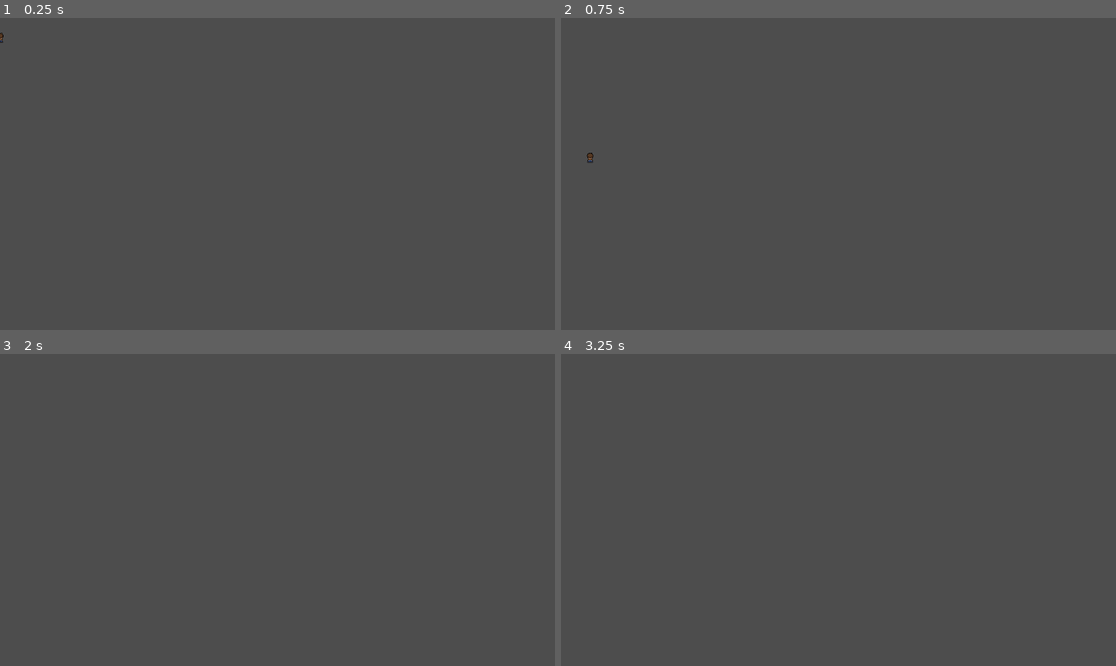
Above: before the commit, frames 1-4 (two rows, left to right).
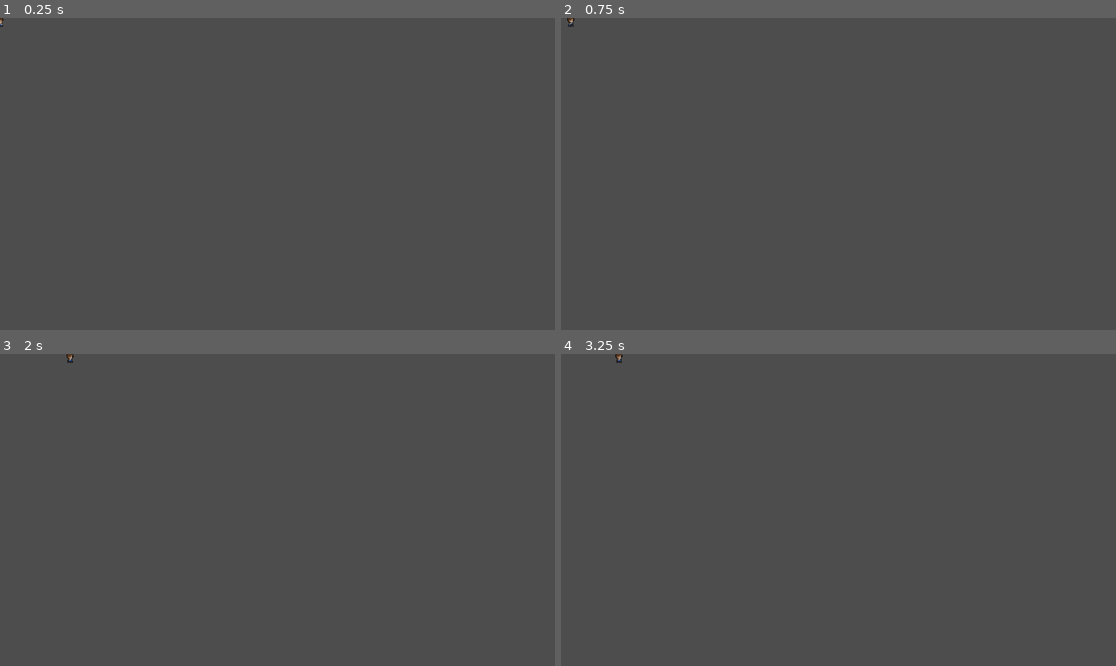
Above: after the commit, the same moments.

Repository: AErdenberger/TopDownRPG
Game: Godot game, scene res://Scenes/player.tscn
The game is run twice, just before and just after one commit, with the same random seed, the same clock (stepped at 60 frames per second) and the same inputs. Before the commit the project has no main scene; this scene is started directly in both runs.
Inputs:
- Up to frame 1 (0.25 s): no input
- Up to frame 2 (0.75 s): tap Enter (ui_accept) at 0.5, 0.6 s; hold Right (ui_right) from 0.53 s (still down)
- Up to frame 3 (2 s): keep holding Right (ui_right); tap Enter (ui_accept) at 0.77, 1.07, 1.35, 1.52, 1.82 s
- Up to frame 4 (3.25 s): tap Enter (ui_accept) at 2, 2.1, 2.85, 3.02 s; release Right (ui_right) at 2.03 s; hold Left (ui_left) 2.03-2.78 s; hold Right (ui_right) from 2.78 s (still down)

The runs differ from the first frame. In frame 1, less than 0.1% of the frame differs, in the area x 0-1%, y 0-9%; in frame 2, less than 0.1%, in the area x 1-6%, y 0-47%; in frame 3, less than 0.1%; in frame 4, less than 0.1%.

Commit message:
player animated

Diff:
--- a/Scenes/player.tscn
+++ b/Scenes/player.tscn
@@ -394,4 +394,4 @@
 
 [node name="AnimatedSprite2D" type="AnimatedSprite2D" parent="."]
 sprite_frames = SubResource("SpriteFrames_3oidm")
-animation = &"idle_back"
+animation = &"walk_side"
--- a/Scripts/player.gd
+++ b/Scripts/player.gd
@@ -1,28 +1,68 @@
 extends CharacterBody2D
 
+const speed = 100
+var current_dir = "none"
 
-const SPEED = 300.0
-const JUMP_VELOCITY = -400.0
+func _ready():
+	$AnimatedSprite2D.play("idle_front")
 
-# Get the gravity from the project settings to be synced with RigidBody nodes.
-var gravity = ProjectSettings.get_setting("physics/2d/default_gravity")
+func player_animation(movement):
+	var dir = current_dir
+	var animation = $AnimatedSprite2D
 
+	if dir == "right":
+		animation.flip_h = false
+		if movement == 1:
+			animation.play("walk_side")
+		else:
+			animation.play("idle_side")
+	elif dir == "left":
+		animation.flip_h = true
+		if movement == 1:
+			animation.play("walk_side")
+		else:
+			animation.play("idle_side")
+	elif dir == "up":
+		animation.flip_h = false
+		if movement == 1:
+			animation.play("walk_back")
+		else:
+			animation.play("idle_back")
+	elif dir == "down":
+		animation.flip_h = false
+		if movement == 1:
+			animation.play("walk_front")
+		else:
+			animation.play("idle_front")
 
 func _physics_process(delta):
-	# Add the gravity.
-	if not is_on_floor():
-		velocity.y += gravity * delta
+	player_movement(delta)
 
-	# Handle jump.
-	if Input.is_action_just_pressed("ui_accept") and is_on_floor():
-		velocity.y = JUMP_VELOCITY
+func player_movement(delta):
 
-	# Get the input direction and handle the movement/deceleration.
-	# As good practice, you should replace UI actions with custom gameplay actions.
-	var direction = Input.get_axis("ui_left", "ui_right")
-	if direction:
-		velocity.x = direction * SPEED
+	if Input.is_action_pressed("ui_right"):
+		current_dir = "right"
+		player_animation(1)
+		velocity.x = speed
+		velocity.y = 0
+	elif Input.is_action_pressed("ui_left"):
+		current_dir = "left"
+		player_animation(1)
+		velocity.x = -speed
+		velocity.y = 0
+	elif Input.is_action_pressed("ui_up"):
+		current_dir = "up"
+		player_animation(1)
+		velocity.x = 0
+		velocity.y = -speed
+	elif Input.is_action_pressed("ui_down"):
+		current_dir = "down"
+		player_animation(1)
+		velocity.x = 0
+		velocity.y = speed
 	else:
-		velocity.x = move_toward(velocity.x, 0, SPEED)
+		player_animation(0)
+		velocity.x = 0
+		velocity.y = 0
 
 	move_and_slide()
--- a/project.godot
+++ b/project.godot
@@ -11,6 +11,7 @@
 [application]
 
 config/name="TopDownRPG"
+run/main_scene="res://Scenes/player.tscn"
 config/features=PackedStringArray("4.2", "Forward Plus")
 config/icon="res://icon.svg"
 
